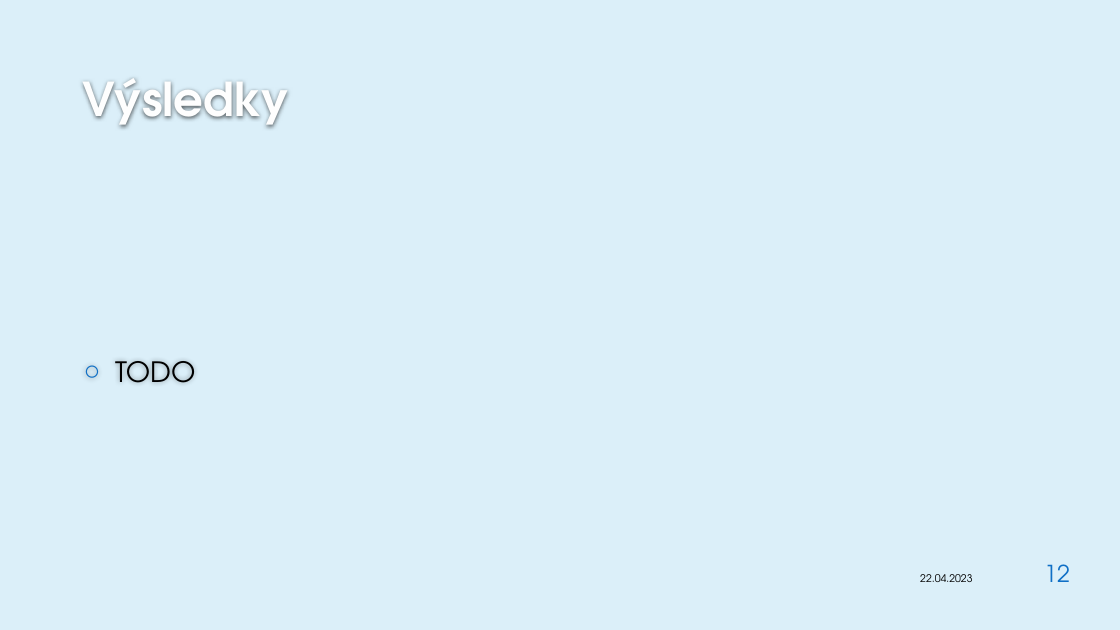
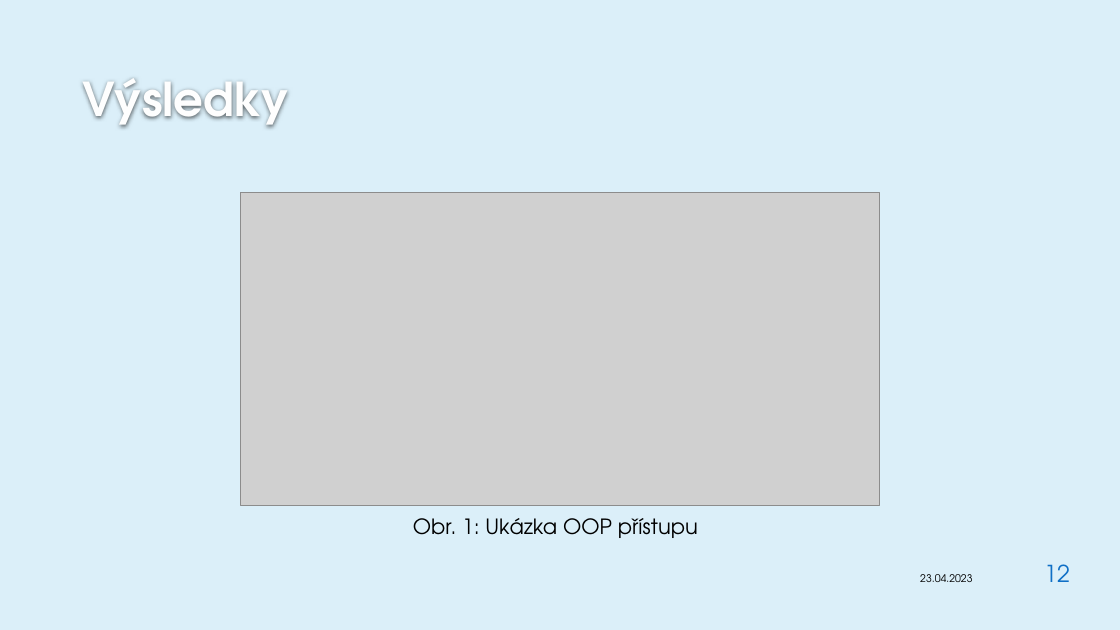
Before and after one commit to JanaCZek/diplomka, a slide deck: slide 12 of Dokumentace/obhajoba/janecka.pptx. Drawn at 1120x630 pixels with LibreOffice and Linux fonts; fonts in the diff are those of the drawing; grey boxes stand for pictures; background and template pictures are left out. Boxes give left, top, right and bottom in pixels: in the first picture for what was removed or moved away, otherwise in the second. Text is boxed around its words. In the diff, an @@ line names an element or a change of style, - is before the commit and + after.

```diff
--- a/Dokumentace/obhajoba/janecka.pptx
+++ b/Dokumentace/obhajoba/janecka.pptx
@@ picture added at bbox=[240, 192, 880, 505] @@
@@ text removed at bbox=[115, 361, 195, 383] @@
-○ TODO
@@ text added at bbox=[413, 518, 698, 538], 18 pt, text #000000 @@
+Obr. 1: Ukázka OOP přístupu
@@ text at bbox=[920, 574, 972, 582]: text changed @@
-22.04.2023
+23.04.2023
```
Also in this commit, not shown: 12 other slides changed, 6 slides added, 10 other files.
